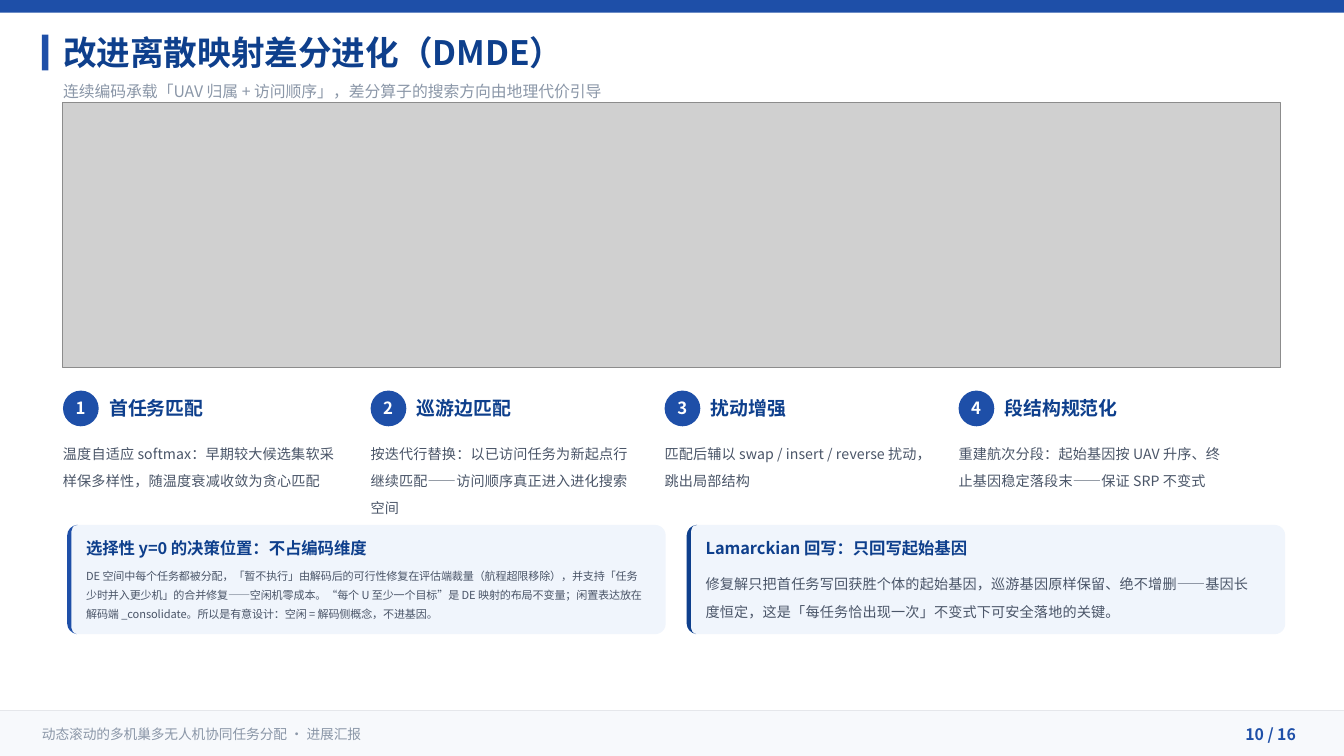
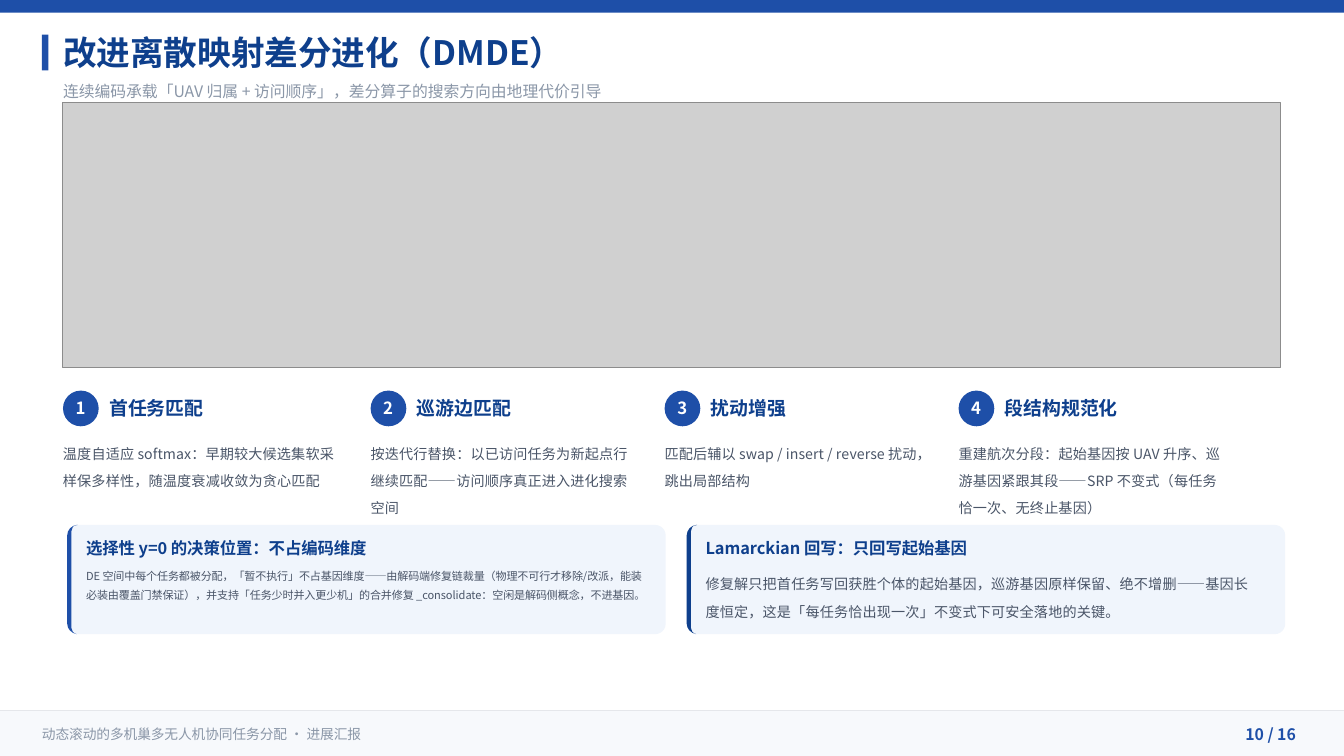
Before and after one commit to 909347194/ExperimentForGraduation, a slide deck: slide 10 of UAV协同任务分配方法-进展汇报/UAV协同任务分配方法-进展汇报.pptx (slide 8 before the commit). Drawn at 1344x756 pixels with LibreOffice and Linux fonts; fonts in the diff are those of the drawing; grey boxes stand for pictures. Boxes give left, top, right and bottom in pixels: in the first picture for what was removed or moved away, otherwise in the second. Text is boxed around its words. In the diff, an @@ line names an element or a change of style, - is before the commit and + after.

Commit message:
docs(ppt): 同步方法审查修正——覆盖门禁口径 + 页序/扉页结构修复
- P9 适应度换覆盖门禁主口径（Chapter3_README §4.3 固定表述），big-M 降为消融对照
- 补回 03 章扉页（P8），调正 P9 模型 / P10 DMDE 页序，页脚 02–15 对齐
- P7 cap(t) 公式补 max(min_cap,...)；闸门① 改往返航程（DEM 口径）
- P10 段结构规范化按方案 A 修正（无终止基因）；y=0 卡重写
- P12/P13/P15 实验数据标注口径与出处（10-21 代码口径 / 10-20 N=50/100/200 扫描），
  证据边界补「exp02 现行 10/50/100 与门禁口径待复跑」
- slides/*.slide 源文件同步同一套文案

```diff
--- a/UAV协同任务分配方法-进展汇报/UAV协同任务分配方法-进展汇报.pptx
+++ b/UAV协同任务分配方法-进展汇报/UAV协同任务分配方法-进展汇报.pptx
@@ text at <box>959,447,1220,514</box>: text changed @@
-重建航次分段：起始基因按 UAV 升序、终止基因稳定落段末——保证 SRP 不变式
+重建航次分段：起始基因按 UAV 升序、巡游基因紧跟其段——SRP 不变式（每任务恰一次、无终止基因）
@@ text at <box>86,570,645,601</box>: text changed @@
-DE 空间中每个任务都被分配，「暂不执行」由解码后的可行性修复在评估端裁量（航程超限移除），并支持「任务少时并入更少机」的合并修复——空闲机零成本。“每个 U 至少一个目标”是 DE 映射的布局不变量；闲置表达放在解码端 _consolidate。所以是有意设计：空闲 = 解码侧概念，不进基因。
+DE 空间中每个任务都被分配，「暂不执行」不占基因维度——由解码端修复链裁量（物理不可行才移除/改派，能装必装由覆盖门禁保证），并支持「任务少时并入更少机」的合并修复 _consolidate：空闲是解码侧概念，不进基因。
```
Also in this commit, not shown: 6 other slides changed, 1 slide added, 7 other files.
